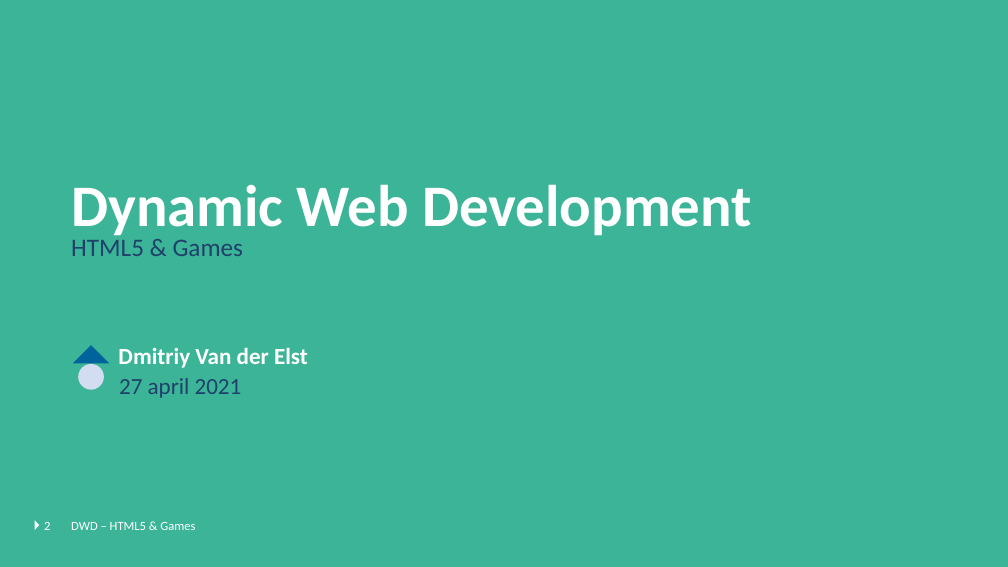
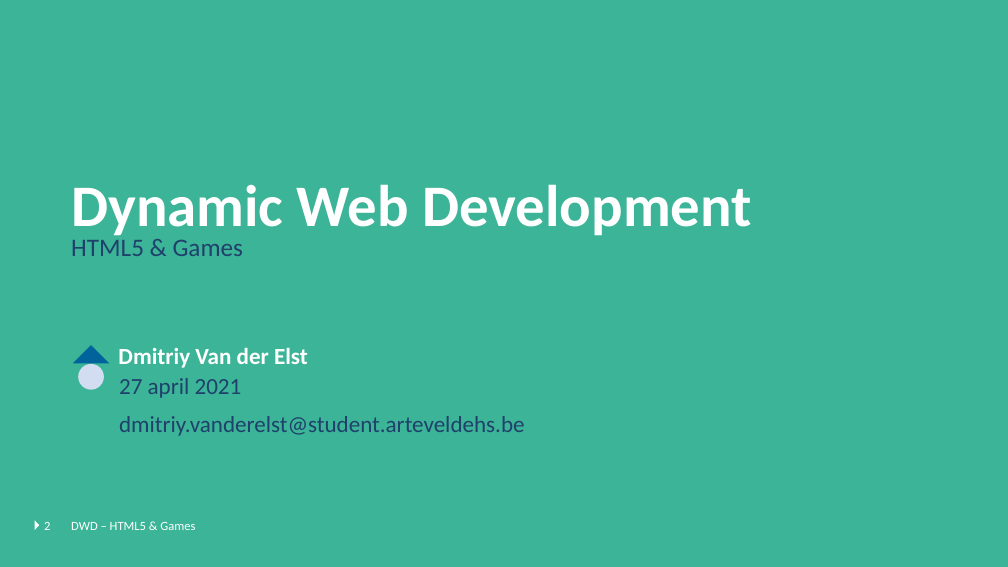
Before and after one commit to DmitriyVdE/Odisee_Bru_Dyn_Web_Dev_Opdracht, a slide deck: slide 2 of DWD - Javascript Games - Theorie.pptx. Drawn at 1008x567 pixels with LibreOffice and Linux fonts; fonts in the diff are those of the drawing; background and template pictures are left out. Boxes give left, top, right and bottom in pixels: in the first picture for what was removed or moved away, otherwise in the second. Text is boxed around its words. In the diff, an @@ line names an element or a change of style, - is before the commit and + after.

Commit message:
added email to ppt

```diff
--- a/DWD - Javascript Games - Theorie.pptx
+++ b/DWD - Javascript Games - Theorie.pptx
@@ text at (119, 416, 524, 436): paragraph added @@
+dmitriy.vanderelst@student.arteveldehs.be
```
